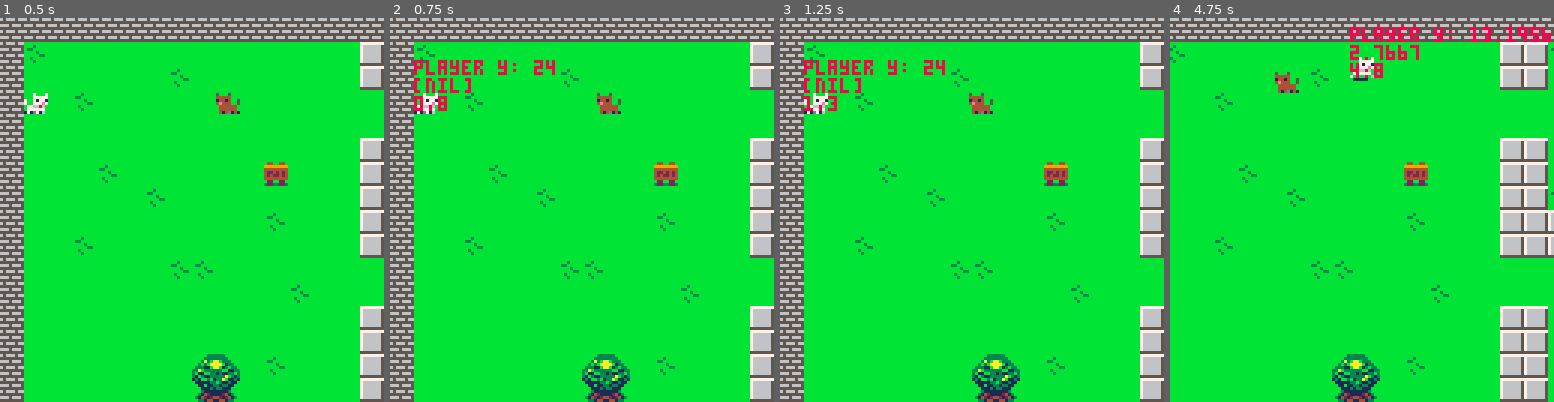
Above: before the commit, frames 1-4 (left to right).
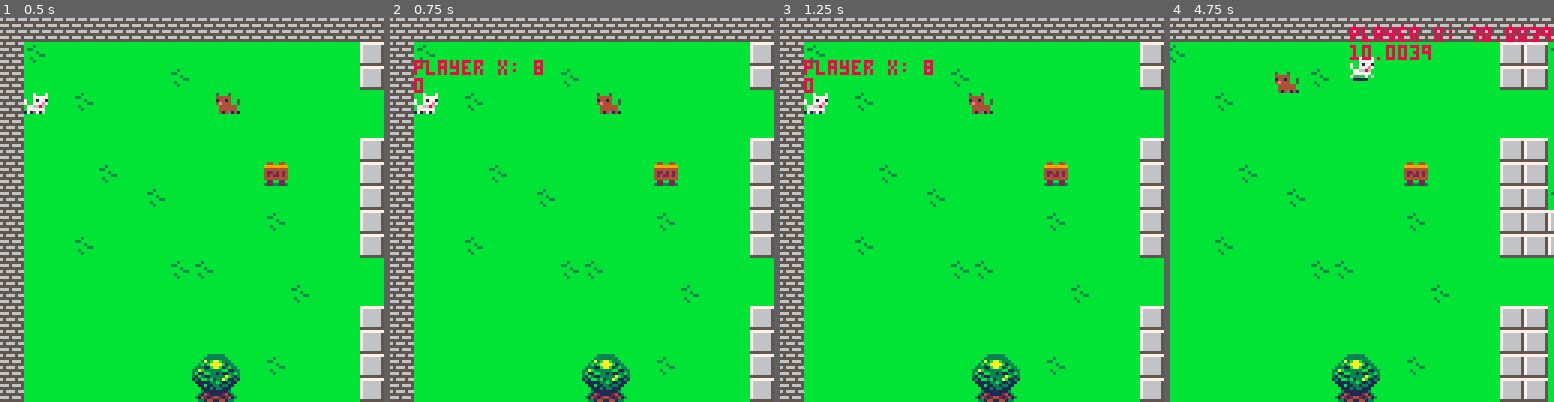
Above: after the commit, the same moments.

Repository: Mackeriah/FurlockBones-game
Game: PICO-8 cartridge furlock bones.p8
Same seed, same stepped clock (60 frames per second), same inputs: the game is played once before the commit and once after it.
Inputs:
- Up to frame 1 (0.5 s): tap X (X key) at 0.33 s
- Up to frame 2 (0.75 s): tap O (Z key) at 0.7 s
- Up to frame 3 (1.25 s): tap X (X key) at 1.07 s
- Up to frame 4 (4.75 s): hold Right 1.6-2.1 s; tap O (Z key) every 0.4 s from 1.7 to 4.5 s; tap X (X key) at 1.85, 2.97, 4.08 s; hold Up 2.15-2.42 s; hold Right 2.47-3.03 s; hold Left 3.08-3.58 s; hold Down 3.63-3.97 s; hold Right 4.02-4.68 s; hold Up from 4.73 s (still down)

Frame 1 is identical in both runs. In frame 2, 0.5% of the frame differs, in the area x 6-43%, y 10-25%; in frame 3, 0.4%; in frame 4, 0.7%, in the area x 46-100%, y 2-16%.

Commit message:
dialogue now displays correctly no matter where player is

Diff:
--- a/furlock bones.p8
+++ b/furlock bones.p8
@@ -48,9 +48,8 @@
 		if text.active == true then draw_conversation()	end -- draw player conversations when required
 	end
 	if (debug_mode == true) then
-		print("player y: "..player.y,player.x,player.y-10,8)
-		print(brianWaiting)
-		print(time())
+		print("player x: "..player.x,player.x,player.y-10,8)
+		print(camera_x)
 	end
 end
 
@@ -452,7 +450,7 @@
 	end
 
 	-- define textbox with border
-	local textbox_x = 64 - maxTextWidth *2-1 -- -1 for border
+	local textbox_x = camera_x + 64 - maxTextWidth *2 -1 -- -1 for border
 	local textbox_y = 100
 	local textbox_width = textbox_x+(maxTextWidth*4)  -- *4 to account for character width
 	local textbox_height = textbox_y + #text.string * 6
@@ -465,7 +463,7 @@
 	for i=1, #text.string do  -- the # gets the legnth of the array 'text'
 		local txt = text.string[i]
 		-- local tx = textbox_x +1 -- add 1 pixel of outside of box and text
-		local tx = 64 - #txt * 2 -- centre text based on length of string txt
+		local tx = camera_x + 64 - #txt * 2 -- centre text based on length of string txt
 		local ty = textbox_y -5+(i*6) -- padding for top of box but because for loop starts at 1 we need to subtract 5
 		print(txt, tx, ty, 0)
 	end
@@ -783,7 +781,7 @@
 2626262626262626262626262626262626262626262626262626262626262626262626262626262600000000000000000000000000000000000000000000000000000000000000000000000000000000000000000000000000000000000000000000000000000000000000000000000000000000000000000000000000000000
 261716161616161616161616161616242417161616161616161616161616171616171616161616260000000000000000000000000000000000000000000000000000000000000000000000000000000000000000000000000000000000000000000000000000000000000000000000191a1b1c1d1e1f00000000000000000000
 261616161616161716161616161616242416161616161617161617161616161616161616171616260000000000000000000000000000000000000000000000000000000000000000000000000000000000000000000000000000000000000000000000000000000000000000000000292a2b2c2d2e2f00000000000000000000
-261616171616161616161616161616161616161716161616161616161616161616171616161616260000000000000000000000000000000000000000000000000000000000000000000000000000000000000000000000000000000000000000000000000000000000000000000000393a3b3c3d3e3f00000000000000000000
+261616171616161616161616161616161616161716161616161416161616161616171616161616260000000000000000000000000000000000000000000000000000000000000000000000000000000000000000000000000000000000000000000000000000000000000000000000393a3b3c3d3e3f00000000000000000000
 2616161616161616161616161616161616161616161616222316161616161616161616161616162600000000000000000000000000000000000000000000000000000000000000000000000000000000000000000000000000000000000000000000000000000000000000000000000000000000000000000000000000000000
 2616161616161616161616161616162424161616161616323316161616161617161616161616162600000000000000000000000000000000000000000000000000000000000000000000000000000000000000000000000000000000000000000000000000000000000000000000000000000000000000000000000000000000
 2616161617161616161616141616162424161616161624161616161616161624242424241716172600000000000000000000000000000000000000000000000000000000000000000000000000000000000000000000000000000000000000000000000000000000000000000000000000000000000000000000000000000000
